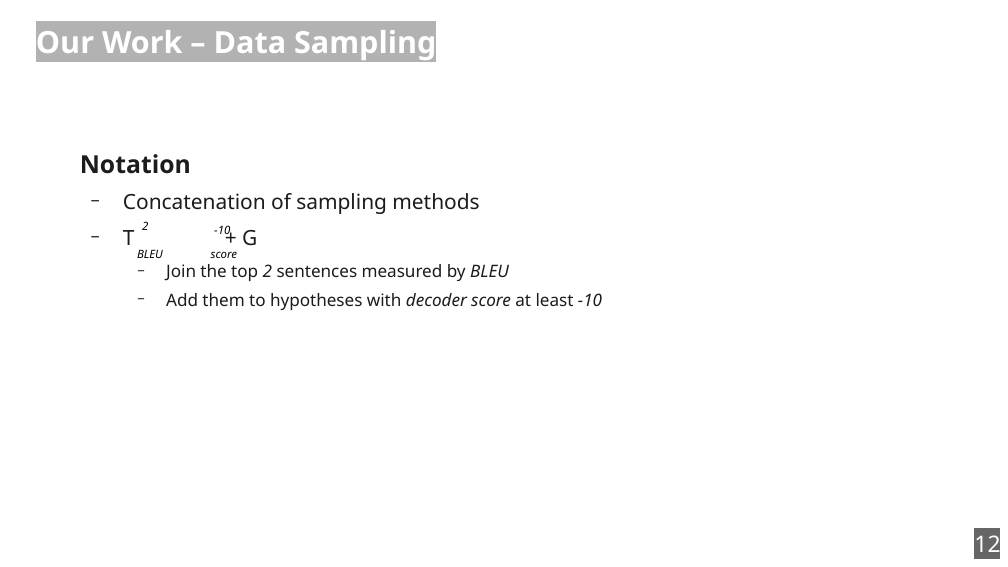
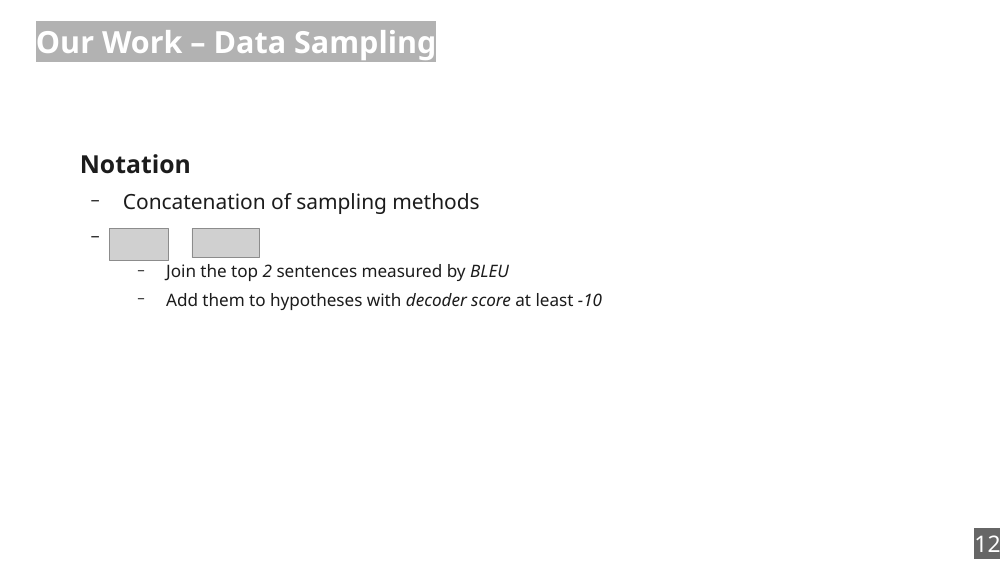
Before and after one commit to zouharvi/reference-mt-distill, a slide deck: slide 12 of meta/final_presentation.odp. Drawn at 1008x567 pixels with LibreOffice and Linux fonts; fonts in the diff are those of the drawing; grey boxes stand for pictures. Boxes give left, top, right and bottom in pixels: in the first picture for what was removed or moved away, otherwise in the second. Text is boxed around its words. In the diff, an @@ line names an element or a change of style, - is before the commit and + after.

```diff
--- a/meta/final_presentation.odp
+++ b/meta/final_presentation.odp
@@ picture added at bbox=[110, 229, 168, 261] @@
@@ text at bbox=[123, 230, 257, 246]: text changed @@
-  − T + G
+  − +
@@ text removed at bbox=[142, 221, 148, 230] @@
-2
@@ picture added at bbox=[192, 229, 259, 258] @@
@@ text removed at bbox=[214, 225, 230, 238] @@
--10
@@ text removed at bbox=[137, 249, 163, 258] @@
-BLEU
@@ text removed at bbox=[211, 251, 238, 258] @@
-score
```
Also in this commit, not shown: 2 other slides changed.
